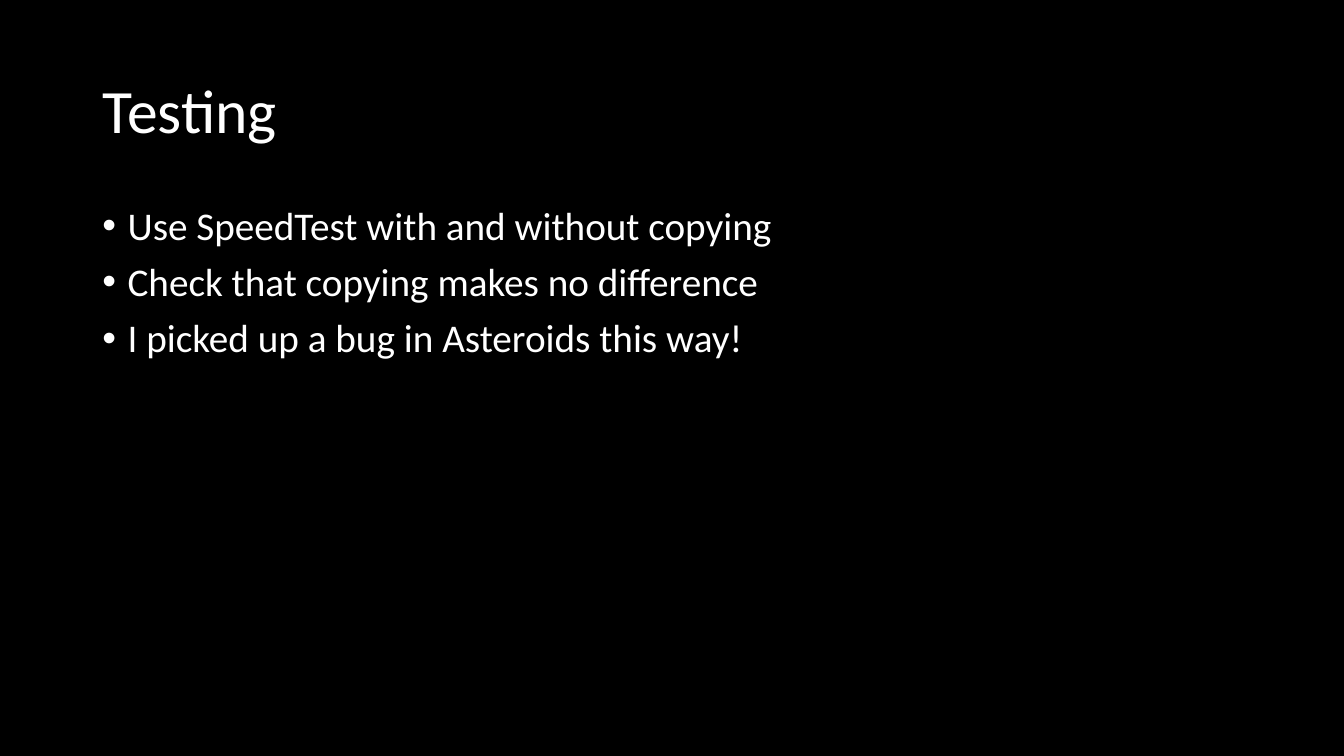
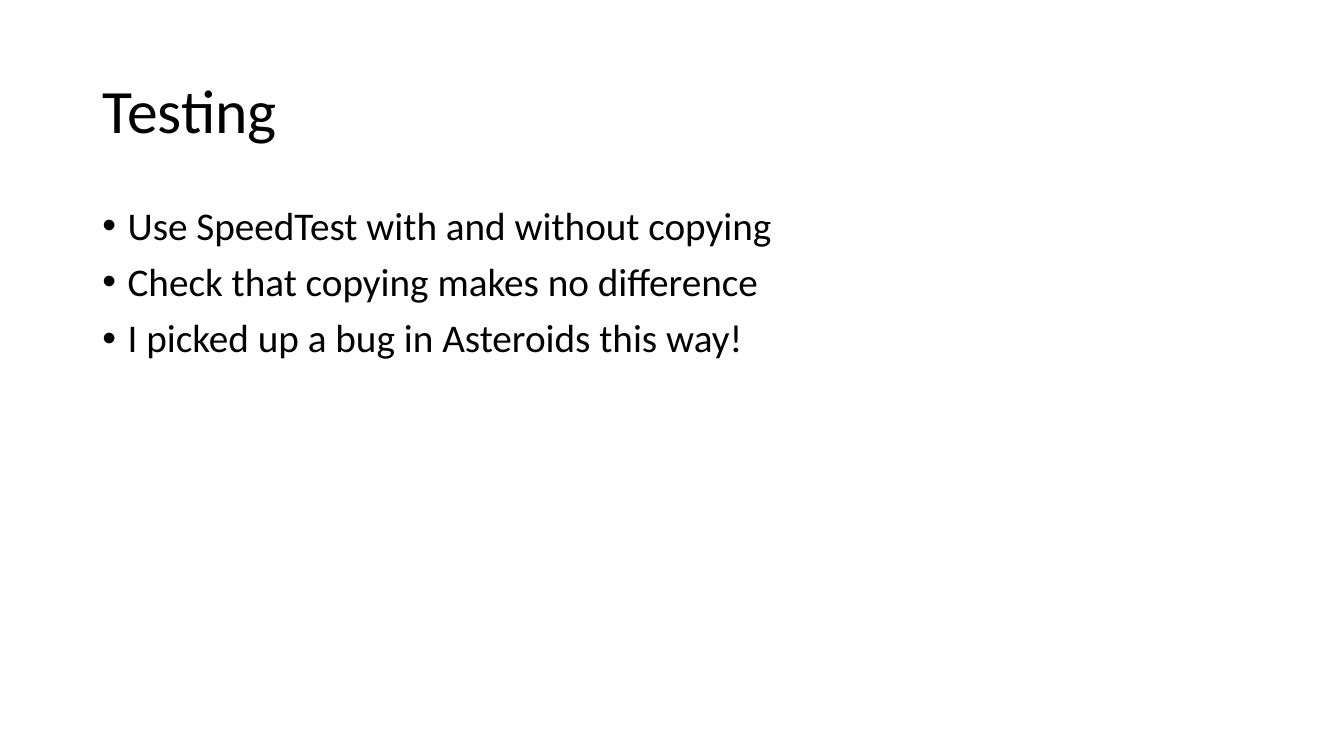
Before and after one commit to GAIGResearch/AIGD2, a slide deck: slide 6 of lectures/Fast Forward Models 2018.pptx (slide 4 before the commit). Drawn at 1344x756 pixels with LibreOffice and Linux fonts; fonts in the diff are those of the drawing. Boxes give left, top, right and bottom in pixels: in the first picture for what was removed or moved away, otherwise in the second. Text is boxed around its words. In the diff, an @@ line names an element or a change of style, - is before the commit and + after.

```diff
--- a/lectures/Fast Forward Models 2018.pptx
+++ b/lectures/Fast Forward Models 2018.pptx
@@ background #000000 to #FFFFFF @@
@@ title "Testing" at (102,90,276,144): text colour #FFFFFF to #000000 @@
@@ text "Use SpeedTest with and without ..." at (128,212,771,359): text colour #FFFFFF to #000000 @@
```
Also in this commit, not shown: 4 other slides changed, 2 slides added.
